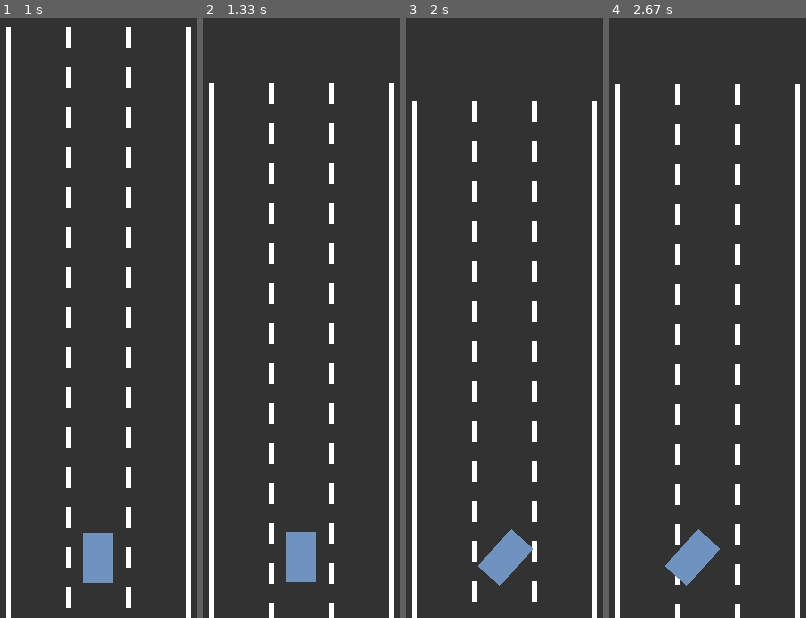
Above: before the commit, frames 1-4 (left to right).
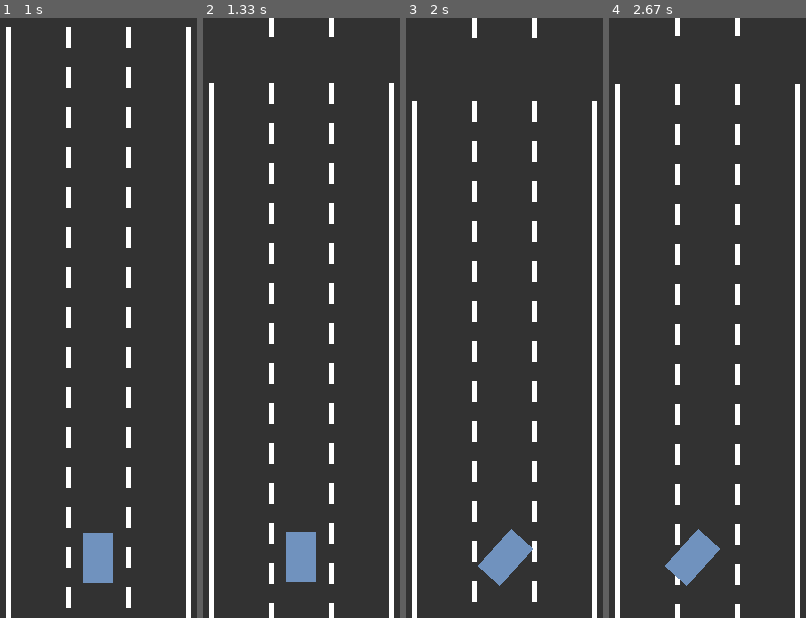
Above: after the commit, the same moments.

Repository: kc-raahi/self-driving-car-sim
Game: pygame game, started from car.py
Two runs of this game, one before a commit and one after it. Both use one fixed random seed, a clock stepped at 60 frames per second and the inputs below.
Inputs:
- Up to frame 1 (1 s): hold Right 0.33-0.8 s; hold Up from 0.83 s (still down)
- Up to frame 2 (1.33 s): release Up at 1.3 s
- Up to frame 3 (2 s): hold Right 1.33-1.8 s
- Up to frame 4 (2.67 s): hold Down from 2.4 s (still down)

Frame 1 is identical in both runs. In frame 2, 0.2% of the frame differs, in the area x 33-67%, y 0-4%; in frame 3, 0.2%; in frame 4, 0.2%.

Commit message:
20230710 - beginning road scrolling functionality

Diff:
--- a/car.py
+++ b/car.py
@@ -117,7 +117,7 @@
     def __init__(self, x, y, h):
         self.x = x
         self.y = y
-        self.length = h
+        self.h = h
 
 class Road:
     def __init__(self, x, width, lane_count=3):
@@ -134,11 +134,12 @@
         for i in range(self.lane_count+1):
             x = lerp(self.left, self.right, i / self.lane_count)
             if i == 0 or i == self.lane_count:
-                pygame.draw.line(my_screen, LINE_COL, (x, -SCREEN_HEIGHT), (x, SCREEN_HEIGHT*2), width=LINE_WIDTH)
+                pygame.draw.line(my_screen, LINE_COL, (x, 0), (x, SCREEN_HEIGHT), width=LINE_WIDTH)
             else:
                 for j in range(-SCREEN_HEIGHT, SCREEN_HEIGHT*2, DASH_HEIGHT*2):
+                    self.lines.append(Line(x, j, DASH_HEIGHT))
                     pygame.draw.line(my_screen, LINE_COL, (x, j), (x, j+DASH_HEIGHT), width=LINE_WIDTH)
-                    self.lines.append(Line(x, j, DASH_HEIGHT))
+
 
 
     def get_lane_center(self, lane_index):
@@ -147,10 +148,16 @@
 
 
     #https://stackoverflow.com/questions/29582596/pygame-translate-surface-a-given-amount
-    def scroll(self, my_screen, y):
+    def scroll(self, my_screen, car):
         temp = my_screen.copy()
         my_screen.fill(ROAD_COL)
-        my_screen.blit(temp, (0, y+SCREEN_HEIGHT * 0.9))
+        for line in self.lines:
+            line.y -= car.speed
+            if line.y >= 0:
+                line.y = -600-DASH_HEIGHT
+                #print("Reset line")
+            pygame.draw.line(my_screen, LINE_COL, (line.x, line.y), (line.x, line.y+line.h), width=LINE_WIDTH)
+        my_screen.blit(temp, (0, -car.y+SCREEN_HEIGHT * 0.9))
 
 
 
@@ -166,11 +173,12 @@
         clock.tick(60)
         screen.fill(ROAD_COL)
         road.draw(screen)
+        #print(road.lines[14].y)
         driver.update()
 
         #scroll fix attempt
         scroller = driver.y % SCREEN_HEIGHT
-        road.scroll(screen, -scroller)
+        road.scroll(screen, driver)
 
         for event in pygame.event.get():
             if event.type == pygame.QUIT:
